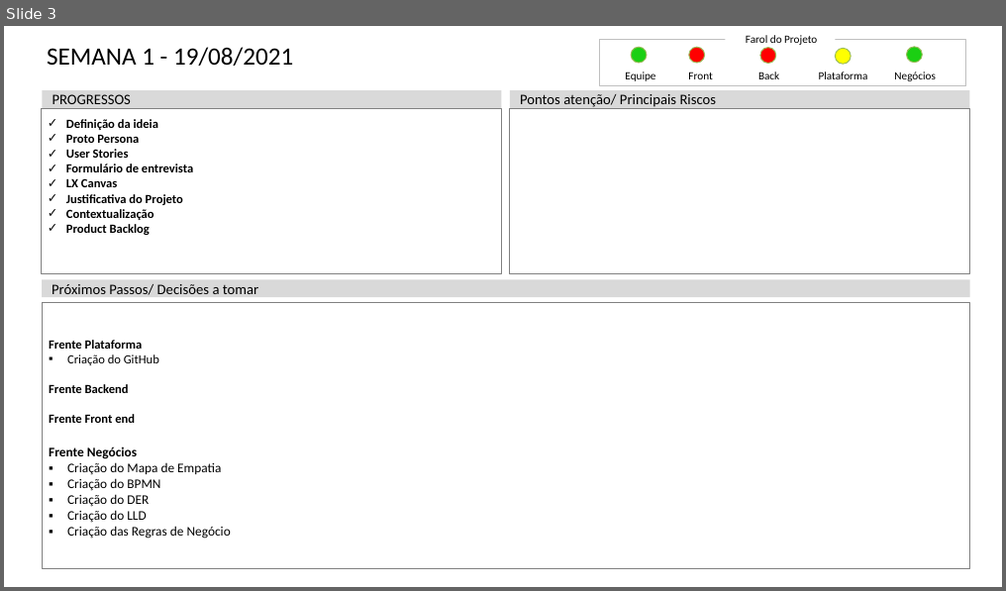
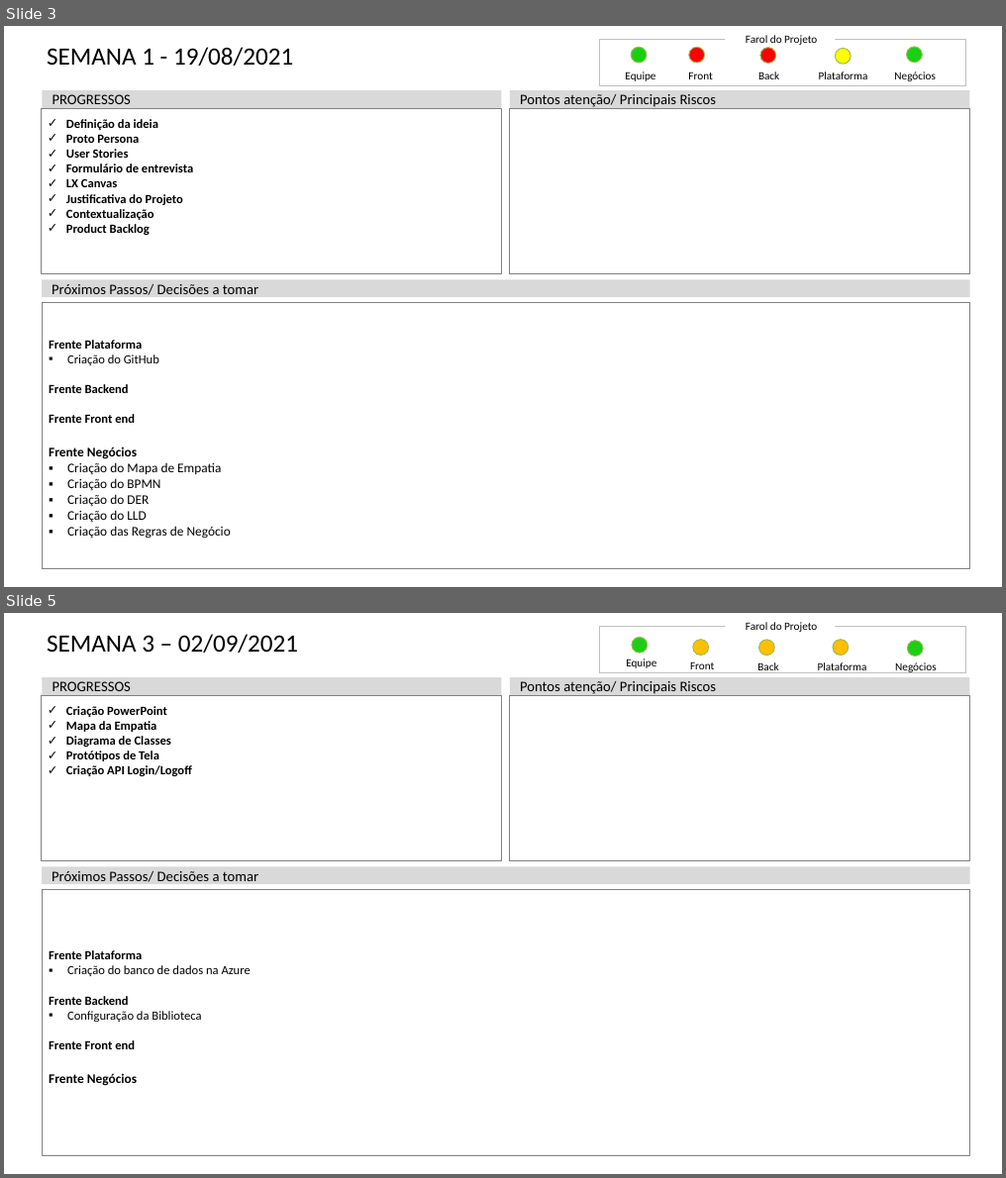
Before and after one commit to Lucassouza849/grupoPi3Semestre, a slide deck: Documentação/Status Report/Status Report - Grupo 6.pptx. Shown one above the other, each under a label of ours: slide 3 before the commit, slides 3 and 5 after it; the slides between them are not shown. The pictures are 1006x591 and 1006x1178 pixels, drawn with LibreOffice and Linux fonts; fonts in the diff are those of the drawing. Boxes give left, top, right and bottom in pixels: in the first picture for what was removed or moved away, otherwise in the second. Text is boxed around its words. In the diff, an @@ line names an element or a change of style, - is before the commit and + after.

Commit message:
ajuste StatusReport_RN_Backlog_MapaEmpatia

```diff
--- a/Documentação/Status Report/Status Report - Grupo 6.pptx
+++ b/Documentação/Status Report/Status Report - Grupo 6.pptx
@@ slide 5 added at <box>4,613,1002,1174</box>, background #FFFFFF @@
@@ title added at <box>47,634,298,653</box>, 26.5 pt, text #000000 @@
+SEMANA 3 – 02/09/2021
@@ rectangle added at <box>599,627,966,672</box>, outline #BFBFBF 0.5 pt @@
@@ ellipse added at <box>632,637,648,653</box>, fill #1BCF13, outline #9BBB59 1 pt @@
@@ ellipse added at <box>693,640,709,656</box>, fill #FFC000, outline #9BBB59 1 pt @@
@@ text added at <box>746,622,817,632</box>, 11.8 pt, text #000000 @@
+Farol do Projeto
@@ ellipse added at <box>759,640,774,656</box>, fill #FFC000, outline #9BBB59 1 pt @@
@@ ellipse added at <box>833,640,848,656</box>, fill #FFC000, outline #9BBB59 1 pt @@
@@ ellipse added at <box>908,640,923,656</box>, fill #1BCF13, outline #9BBB59 1 pt @@
@@ text added at <box>626,659,656,668</box>, 11.8 pt, text #000000 @@
+Equipe
@@ text added at <box>690,662,714,669</box>, 11.8 pt, text #000000 @@
+Front
@@ text added at <box>757,663,778,673</box>, 11.8 pt, text #000000 @@
+Back
@@ text added at <box>818,663,867,673</box>, 11.8 pt, text #000000 @@
+Plataforma
@@ text added at <box>895,663,936,673</box>, 11.8 pt, text #000000 @@
+Negócios
@@ rectangle added at <box>41,695,502,861</box>, outline #808080 1 pt, 13.2 pt, text #000000, bold @@
+✓ Criação PowerPoint
+✓ Mapa da Empatia
+✓ Diagrama de Classes
+✓ Protótipos de Tela
+✓ Criação API Login/Logoff
@@ rectangle added at <box>42,677,502,695</box>, fill #D9D9D9, 15.4 pt, text #000000 @@
+PROGRESSOS
@@ rectangle added at <box>509,695,970,861</box>, outline #808080 1 pt @@
@@ rectangle added at <box>510,677,969,695</box>, fill #D9D9D9, 15.4 pt, text #000000 @@
+Pontos atenção/ Principais Riscos
@@ rectangle added at <box>42,866,970,884</box>, fill #D9D9D9, 15.4 pt, text #000000 @@
+Próximos Passos/ Decisões a tomar
@@ rectangle added at <box>42,890,970,1157</box>, outline #808080 1 pt, 13.2 pt, text #000000, bold @@
+  Frente Plataforma
+  ▪ Criação do banco de dados na Azure
+  Frente Backend
+  ▪ Configuração da Biblioteca
+  Frente Front end
+  Frente Negócios
```
Also in this commit, not shown: 1 slide changed, 6 other files.
